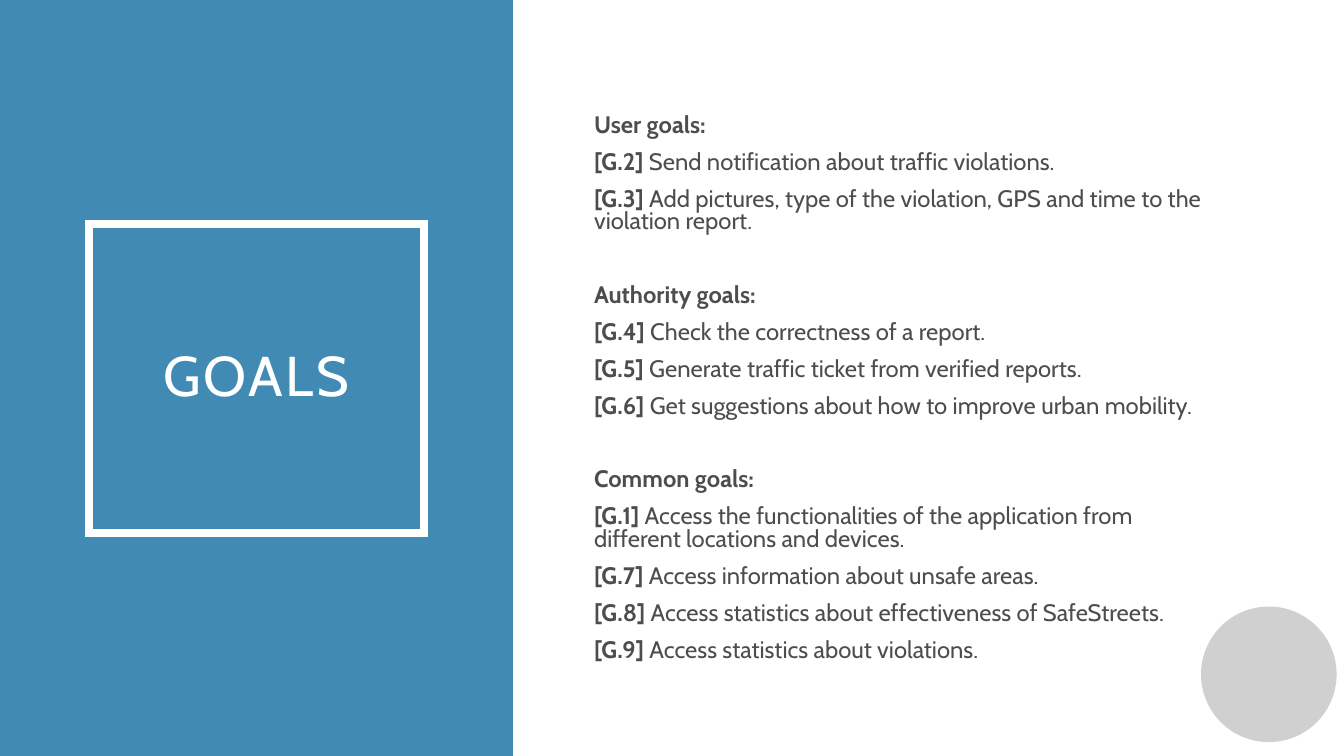
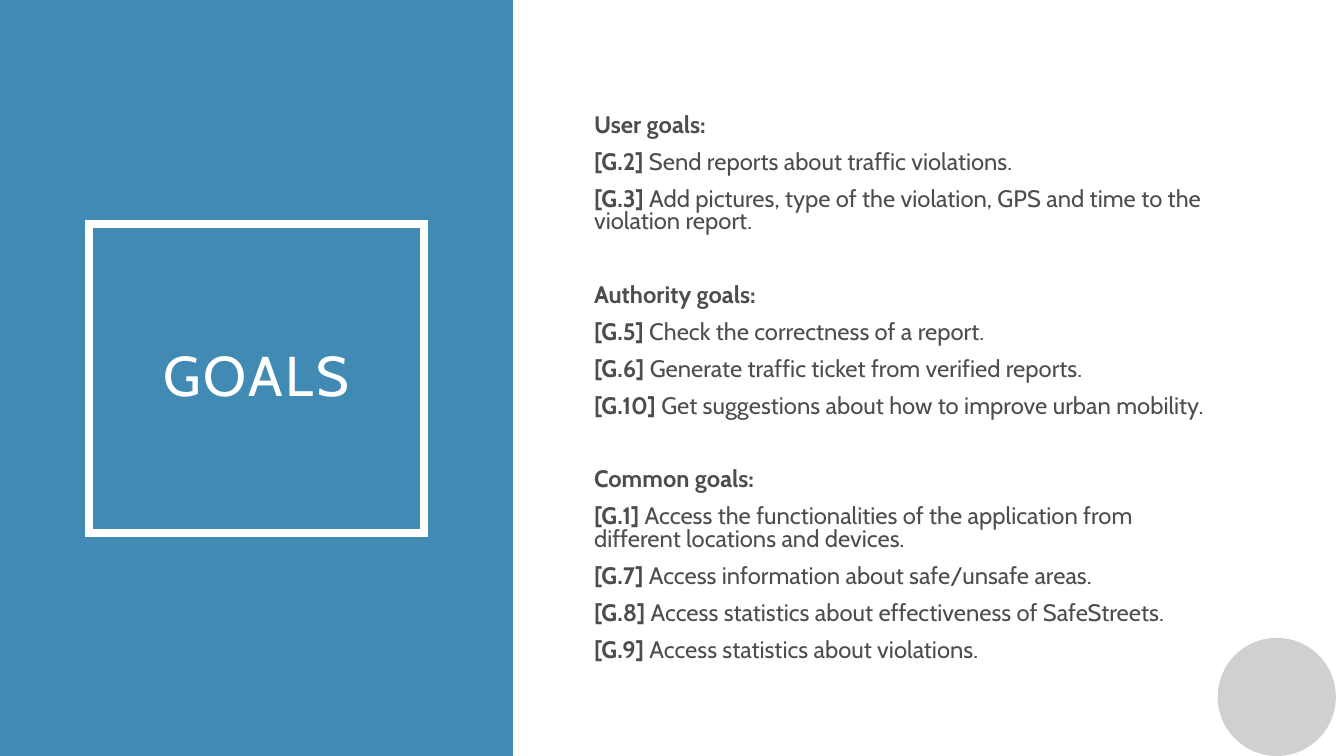
Before and after one commit to manuelsalamino/SoftwareEngineering2-Project, a slide deck: slide 2 of Presentazione standard3.pptx. Drawn at 1344x756 pixels with LibreOffice and Linux fonts; fonts in the diff are those of the drawing; grey boxes stand for pictures; background and template pictures are left out. Boxes give left, top, right and bottom in pixels: in the first picture for what was removed or moved away, otherwise in the second. Text is boxed around its words. In the diff, an @@ line names an element or a change of style, - is before the commit and + after.

```diff
--- a/Presentazione standard3.pptx
+++ b/Presentazione standard3.pptx
@@ text at (594,152,1012,176): text changed @@
-[G.2] Send notification about traffic violations.
+[G.2] Send reports about traffic violations.
@@ text at (594,322,1203,420): text changed @@
-[G.4] Check the correctness of a report.
-[G.5] Generate traffic ticket from verified reports.
-[G.6] Get suggestions about how to improve urban mobility.
+[G.5] Check the correctness of a report.
+[G.6] Generate traffic ticket from verified reports.
+[G.10] Get suggestions about how to improve urban mobility.
@@ text at (594,566,1092,588): text changed @@
-[G.7] Access information about unsafe areas.
+[G.7] Access information about safe/unsafe areas.
@@ picture: place and size @@
-picture at (1202,607,1338,743)
+picture at (1218,638,1336,756)
```
Also in this commit, not shown: 15 other slides changed.
